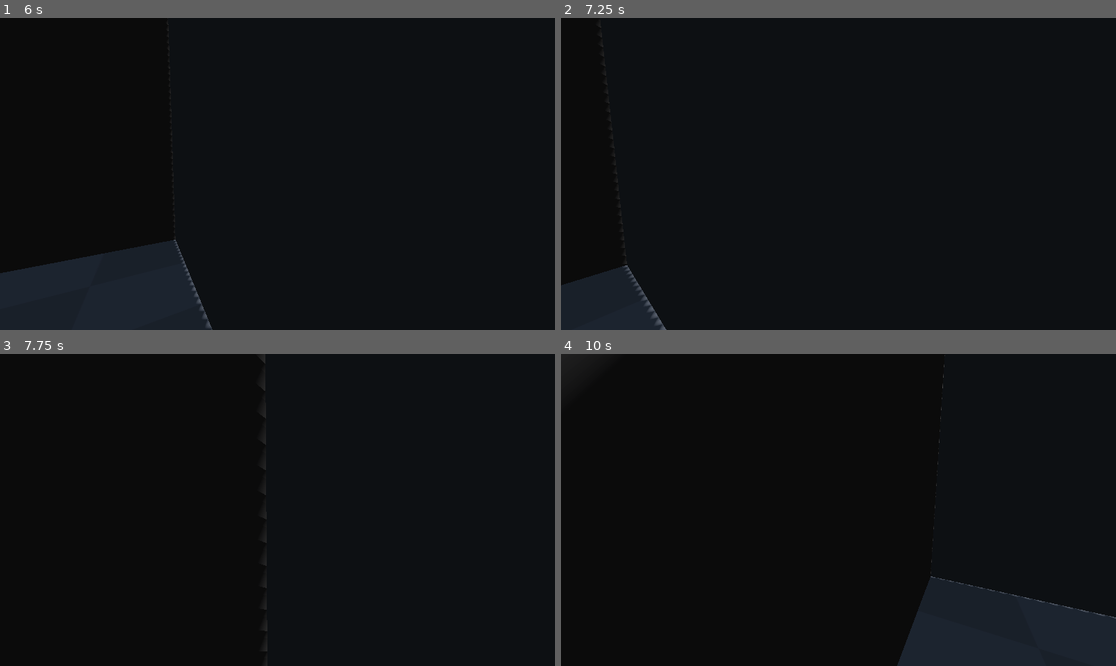
Above: before the commit, frames 1-4 (two rows, left to right).
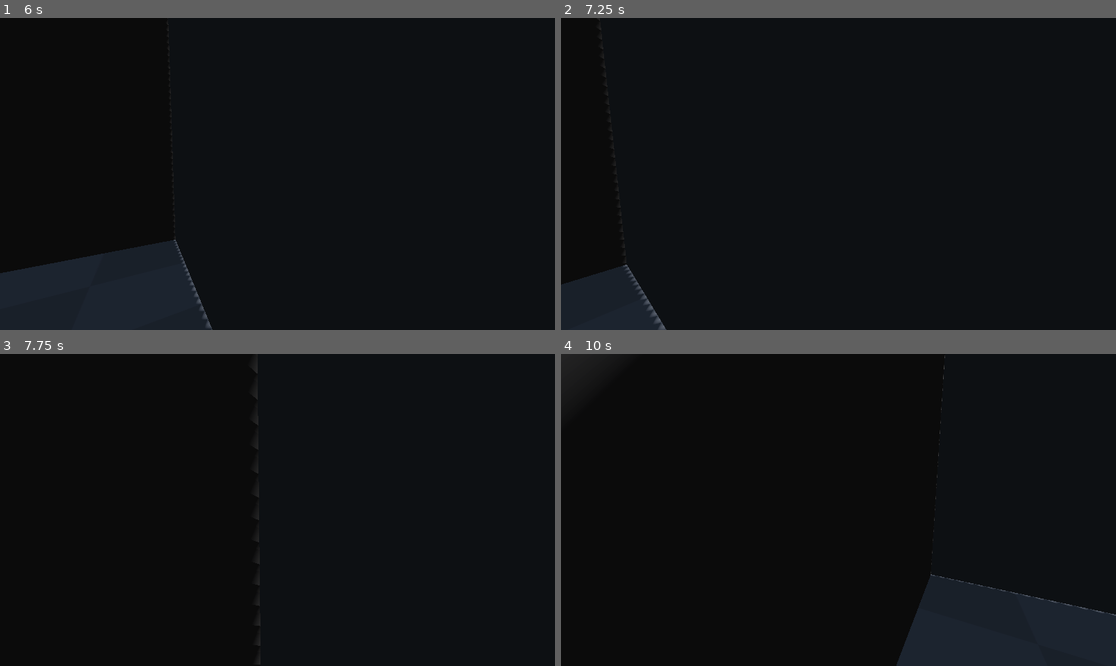
Above: after the commit, the same moments.

Repository: juanakajuan/sourcelike-fps-character-controller
Game: Godot game, scene res://scenes/World.tscn
Two runs of this game, one before a commit and one after it. Both use one fixed random seed, a clock stepped at 60 frames per second and the inputs below.
Inputs (mouse positions are in pixels of both pictures, inside the frame that each line leads up to):
- Up to frame 1 (6 s): tap Enter at 0.5 s; move the mouse to (399, 158) at 0.52 s; hold D (move_right) 0.53-1.28 s; hold Shift (sprint) 0.53-1.28 s; click (399, 158) at 0.67 s; tap Space (jump) at 0.77, 1.52, 3.02, 3.77, 4.52 s; move the mouse to (249, 174) at 1.27 s; hold W (move_forward) 1.28-5.78 s; tap Shift (sprint) every 1.5 s from 1.35 to 5.85 s; move the mouse to (288, 167) at 2.02 s; hold Shift (sprint) 2.03-2.78 s; move the mouse to (271, 180) at 2.77 s; move the mouse to (316, 177) at 3.52 s; hold Shift (sprint) 3.53-4.28 s; move the mouse to (233, 170) at 4.27 s; move the mouse to (283, 174) at 5.02 s; hold Shift (sprint) 5.03-5.78 s; move the mouse to (255, 167) at 5.77 s; hold D (move_right) from 5.78 s (still down)
- Up to frame 2 (7.25 s): tap Space (jump) at 6.02, 6.77 s; move the mouse to (866, 174) at 6.52 s; release D (move_right) at 6.53 s; hold W (move_forward) from 6.53 s (still down); hold Shift (sprint) from 6.53 s (still down)
- Up to frame 3 (7.75 s): keep holding W (move_forward); move the mouse to (249, 510) at 7.27 s; release Shift (sprint) at 7.28 s; tap Shift (sprint) at 7.35 s; tap Space (jump) at 7.52 s
- Up to frame 4 (10 s): move the mouse to (849, 503) at 8.02 s; hold Shift (sprint) 8.03-8.78 s; move the mouse to (832, 516) at 8.77 s; release W (move_forward) at 8.78 s; hold A (move_left) 8.78-9.53 s; tap Shift (sprint) at 8.85 s; tap Space (jump) at 9.02, 9.77 s; move the mouse to (877, 513) at 9.52 s; hold W (move_forward) from 9.53 s (still down); hold Shift (sprint) from 9.53 s (still down)

Frame 1 is identical in both runs. In frame 2, less than 0.1% of the frame differs, in the area x 0-19%, y 30-100%; in frame 3, less than 0.1%; in frame 4, 0.3%, in the area x 60-100%, y 0-100%.

Commit message:
feat: implement surfing

Diff:
--- a/scripts/fps_controller.gd
+++ b/scripts/fps_controller.gd
@@ -25,6 +25,31 @@
 
 func get_move_speed() -> float:
 	return sprint_speed if Input.is_action_pressed("sprint") else walk_speed
+
+
+func clip_velocity(normal: Vector3, overbounce: float, delta: float) -> void:
+	var backoff: float = self.velocity.dot(normal) * overbounce
+
+	if backoff >= 0:
+		return
+
+	var change: Vector3 = normal * backoff
+	self.velocity -= change
+
+	var adjust: float = self.velocity.dot(normal)
+	if adjust < 0.0:
+		self.velocity -= normal * adjust
+
+
+func is_surface_too_steep(normal: Vector3) -> bool:
+	var max_slope_angle_dot: float = (
+		Vector3(0, 1, 0).rotated(Vector3(1, 0, 0), self.floor_max_angle).dot(Vector3(0, 1, 0))
+	)
+
+	if normal.dot(Vector3(0, 1, 0)) < max_slope_angle_dot:
+		return true
+
+	return false
 
 
 func _ready() -> void:
@@ -71,6 +96,14 @@
 		acceleration_speed = min(acceleration_speed, add_speed_until_cap)
 		self.velocity += acceleration_speed * wish_direction
 
+	if is_on_wall():
+		if is_surface_too_steep(get_wall_normal()):
+			self.motion_mode = CharacterBody3D.MOTION_MODE_FLOATING
+		else:
+			self.motion_mode = CharacterBody3D.MOTION_MODE_GROUNDED
+
+		clip_velocity(get_wall_normal(), 1, delta)  # Allows surf
+
 
 func _handle_ground_physics(delta: float) -> void:
 	var current_speed_in_wish_direction: float = self.velocity.dot(wish_direction)
